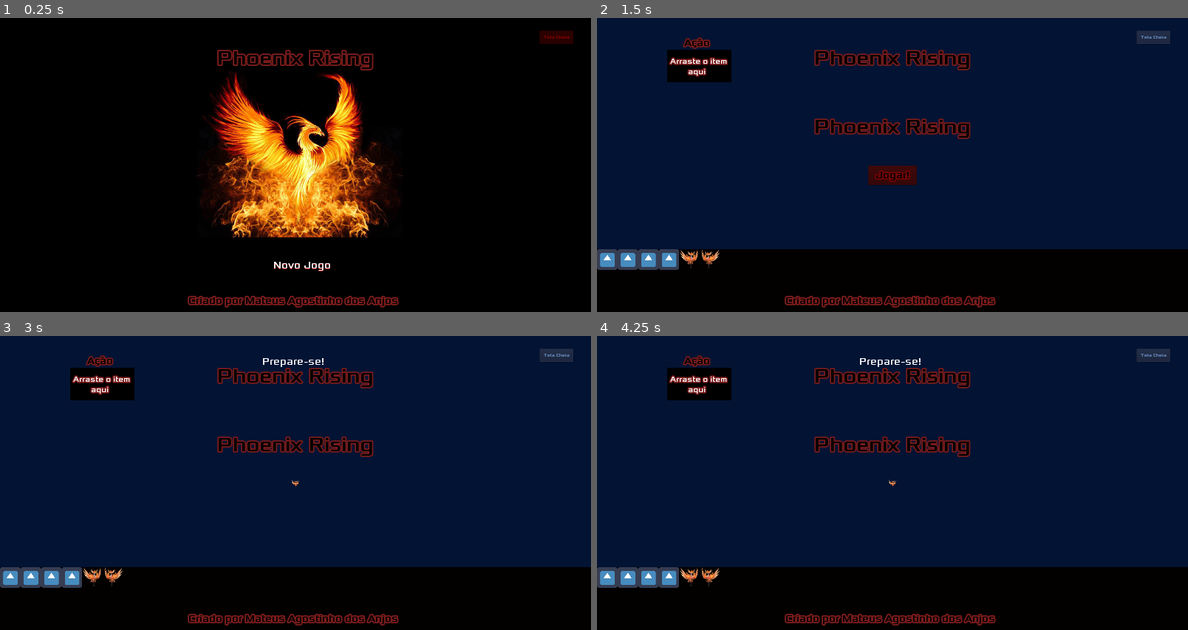
Above: before the commit, frames 1-4 (two rows, left to right).
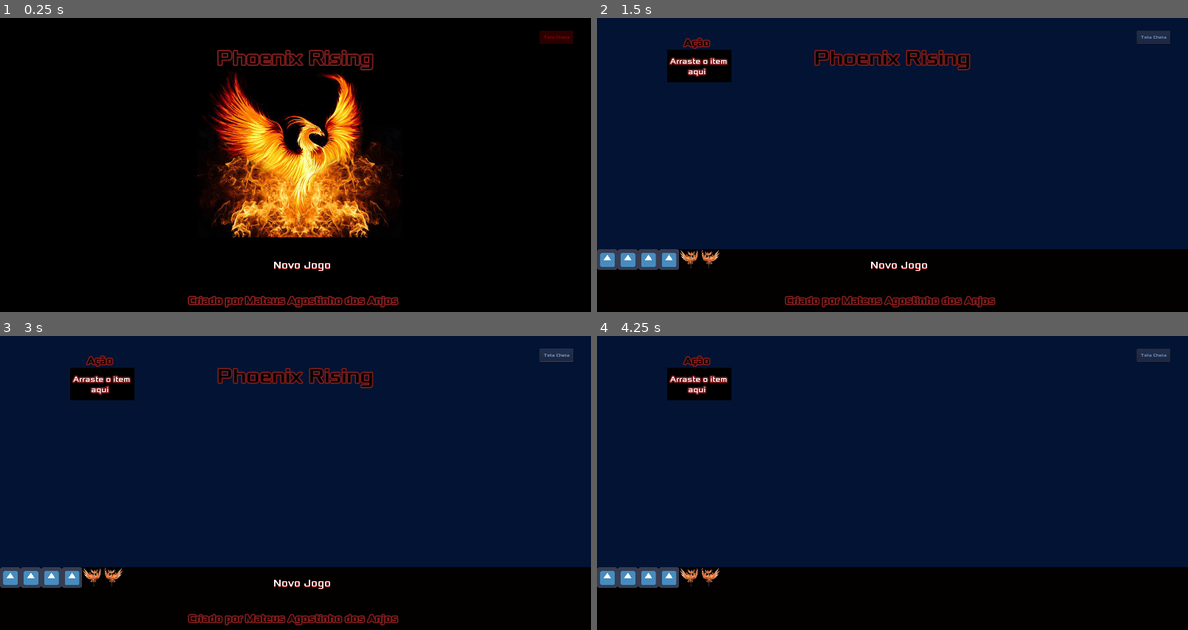
Above: after the commit, the same moments.

Repository: MateusdosAnjos/MAC0499
Game: Godot game, scene res://TelaInicial/TitleScreen.tscn
Two runs of this game, one before a commit and one after it. Both use one fixed random seed, a clock stepped at 60 frames per second and the inputs below.
Inputs (mouse positions are in pixels of both pictures, inside the frame that each line leads up to):
- Up to frame 1 (0.25 s): no input
- Up to frame 2 (1.5 s): click "Tela Cheia" at 0.5 s; click "Novo Jogo" at 1.25 s
- Up to frame 3 (3 s): click "Tela Cheia" at 2 s; click (295, 494) at 2.75 s, where only the run before the commit has a clickable "Jogar!"
- Up to frame 4 (4.25 s): click "Novo Jogo" at 3.5 s

The runs differ from the first frame. In frame 1, less than 0.1% of the frame differs, in the area x 46-56%, y 82-87%; in frame 2, 1.8%; in frame 3, 1.4%; in frame 4, 3.1%, in the area x 31-68%, y 7-99%.

Commit message:
Refatoração do HUD

Diff:
--- a/Phoenix Rising/HUD/HUD.gd
+++ b/Phoenix Rising/HUD/HUD.gd
@@ -1,11 +1,5 @@
 extends CanvasLayer
 
-signal start_game
-
-func show_message(text):
-    $Message.text = text
-    $Message.show()
-    $MessageTimer.start()
 # Declare member variables here. Examples:
 # var a = 2
 # var b = "text"
@@ -18,14 +12,7 @@
 #func _process(delta):
 #    pass
 
-func _on_StartButton_pressed():
-    $StartButton.hide()
-    $TitleScreenTimer.start()
-    emit_signal("start_game")
-
-func _on_MessageTimer_timeout():
-    $Message.hide()
-
-func _on_TitleScreenTimer_timeout():
+func _on_NewGame_pressed():
     $Title.hide()
     $Author.hide()
+    $NewGame.hide()
--- a/Phoenix Rising/HUD/HUD.tscn
+++ b/Phoenix Rising/HUD/HUD.tscn
@@ -2,6 +2,7 @@
 
 [ext_resource path="res://HUD/HUD.gd" type="Script" id=1]
 [ext_resource path="res://acessorios/fonts/Xolonium-Regular.ttf" type="DynamicFontData" id=2]
+[ext_resource path="res://Acessorios/fonts/Xolonium-Regular.ttf" type="DynamicFontData" id=3]
 
 [sub_resource type="DynamicFont" id=1]
 size = 64
@@ -15,15 +16,9 @@
 outline_color = Color( 0.47451, 0.105882, 0.105882, 1 )
 font_data = ExtResource( 2 )
 
-[sub_resource type="DynamicFont" id=3]
+[sub_resource type="DynamicFont" id=5]
 size = 32
-font_data = ExtResource( 2 )
-
-[sub_resource type="DynamicFont" id=4]
-size = 32
-outline_size = 4
-outline_color = Color( 0.47451, 0.105882, 0.105882, 1 )
-font_data = ExtResource( 2 )
+font_data = ExtResource( 3 )
 
 [node name="HUD" type="CanvasLayer"]
 script = ExtResource( 1 )
@@ -34,13 +29,14 @@
 anchor_right = 0.5
 anchor_bottom = 0.5
 margin_left = -280.0
-margin_top = -160.0
+margin_top = -380.0
 margin_right = 280.0
-margin_bottom = -70.0
+margin_bottom = -290.0
 custom_fonts/font = SubResource( 1 )
 custom_colors/font_color = Color( 0, 0, 0, 1 )
 text = "Phoenix Rising"
 align = 1
+valign = 1
 
 [node name="Author" type="Label" parent="."]
 anchor_left = 0.5
@@ -55,36 +51,25 @@
 custom_colors/font_color = Color( 0, 0, 0, 1 )
 text = "Criado por Mateus Agostinho dos Anjos"
 
-[node name="Message" type="Label" parent="."]
-anchor_left = 0.5
-anchor_right = 0.5
-margin_left = -212.0
-margin_top = 60.0
-margin_right = 200.0
-margin_bottom = 122.0
-custom_fonts/font = SubResource( 3 )
-align = 1
-
-[node name="StartButton" type="Button" parent="."]
-modulate = Color( 0.968627, 0.141176, 0.141176, 1 )
+[node name="NewGame" type="Button" parent="."]
 anchor_left = 0.5
 anchor_top = 0.5
 anchor_right = 0.5
 anchor_bottom = 0.5
-margin_left = -75.0
-margin_right = 75.0
-margin_bottom = 60.0005
-custom_fonts/font = SubResource( 4 )
-custom_colors/font_color_disabled = Color( 0, 0, 0, 1 )
-custom_colors/font_color = Color( 0, 0, 0, 1 )
-text = "Jogar!"
+margin_left = -80.0
+margin_top = 260.0
+margin_right = 120.0
+margin_bottom = 360.0
+flat = true
 
-[node name="MessageTimer" type="Timer" parent="."]
-wait_time = 2.0
-
-[node name="TitleScreenTimer" type="Timer" parent="."]
-wait_time = 2.0
-one_shot = true
-[connection signal="pressed" from="StartButton" to="." method="_on_StartButton_pressed"]
-[connection signal="timeout" from="MessageTimer" to="." method="_on_MessageTimer_timeout"]
-[connection signal="timeout" from="TitleScreenTimer" to="." method="_on_TitleScreenTimer_timeout"]
+[node name="Label" type="Label" parent="NewGame"]
+margin_right = 200.0
+margin_bottom = 100.0
+custom_fonts/font = SubResource( 5 )
+custom_colors/font_color_shadow = Color( 0.713726, 0, 0, 1 )
+custom_constants/shadow_offset_x = 0
+custom_constants/shadow_offset_y = 2
+text = "Novo Jogo"
+align = 1
+valign = 1
+[connection signal="pressed" from="NewGame" to="." method="_on_NewGame_pressed"]
--- a/Phoenix Rising/Main/Main.gd
+++ b/Phoenix Rising/Main/Main.gd
@@ -1,20 +1,7 @@
 extends Node
 
-# Called when the node enters the scene tree for the first time.
 func _ready():
     pass # Replace with function body.
 
-# Called every frame. 'delta' is the elapsed time since the previous frame.
-#func _process(delta):
-#    pass
-
-func new_game():
-    $Phoenix.start($StartPosition.position)
-    $HUD.show_message("Prepare-se!")
-
-func _on_HUD_start_game():
-    new_game()
-
-
 func _on_FullScreen_pressed():
     OS.window_fullscreen = !OS.window_fullscreen
--- a/Phoenix Rising/Main/Main.tscn
+++ b/Phoenix Rising/Main/Main.tscn
@@ -1,28 +1,18 @@
-[gd_scene load_steps=6 format=2]
+[gd_scene load_steps=4 format=2]
 
 [ext_resource path="res://Main/Main.gd" type="Script" id=1]
-[ext_resource path="res://HUD/HUD.tscn" type="PackedScene" id=2]
-[ext_resource path="res://itensDoJogo/Invertory.tscn" type="PackedScene" id=3]
-[ext_resource path="res://TelaInicial/FullScreen.tscn" type="PackedScene" id=4]
-[ext_resource path="res://Phoenix/Phoenix.tscn" type="PackedScene" id=5]
+[ext_resource path="res://itensDoJogo/Invertory.tscn" type="PackedScene" id=2]
+[ext_resource path="res://TelaInicial/FullScreen.tscn" type="PackedScene" id=3]
 
 [node name="Main" type="Node"]
 script = ExtResource( 1 )
-
-[node name="StartPosition" type="Position2D" parent="."]
-position = Vector2( 920, 460 )
 
 [node name="ColorRect" type="ColorRect" parent="."]
 anchor_right = 1.0
 anchor_bottom = 1.0
 color = Color( 0.0117647, 0.0745098, 0.2, 1 )
 
-[node name="HUD" parent="." instance=ExtResource( 2 )]
+[node name="Invertory" parent="." instance=ExtResource( 2 )]
 
-[node name="Invertory" parent="." instance=ExtResource( 3 )]
-
-[node name="FullScreen" parent="." instance=ExtResource( 4 )]
-
-[node name="Phoenix" parent="." instance=ExtResource( 5 )]
-[connection signal="start_game" from="HUD" to="." method="_on_HUD_start_game"]
+[node name="FullScreen" parent="." instance=ExtResource( 3 )]
 [connection signal="pressed" from="FullScreen" to="." method="_on_FullScreen_pressed"]
--- a/Phoenix Rising/TelaInicial/TitleScreen.gd
+++ b/Phoenix Rising/TelaInicial/TitleScreen.gd
@@ -1,21 +1,10 @@
 extends Control
 
-# Declare member variables here. Examples:
-# var a = 2
-# var b = "text"
-
-# Called when the node enters the scene tree for the first time.
 func _ready():
     pass # Replace with function body.
-
-# Called every frame. 'delta' is the elapsed time since the previous frame.
-#func _process(delta):
-#    pass
-
 
 func _on_NewGame_pressed():
     get_tree().change_scene("res://Main/Main.tscn")
 
-
 func _on_FullScreen_pressed():
     OS.window_fullscreen = !OS.window_fullscreen
--- a/Phoenix Rising/TelaInicial/TitleScreen.tscn
+++ b/Phoenix Rising/TelaInicial/TitleScreen.tscn
@@ -1,31 +1,9 @@
-[gd_scene load_steps=11 format=2]
+[gd_scene load_steps=5 format=2]
 
 [ext_resource path="res://TelaInicial/TitleScreen.gd" type="Script" id=1]
 [ext_resource path="res://Acessorios/art/PhoenixLogo.png" type="Texture" id=2]
-[ext_resource path="res://Acessorios/fonts/Xolonium-Regular.ttf" type="DynamicFontData" id=3]
-[ext_resource path="res://TelaInicial/FullScreen.tscn" type="PackedScene" id=4]
-[ext_resource path="res://HUD/HUD.gd" type="Script" id=5]
-[ext_resource path="res://acessorios/fonts/Xolonium-Regular.ttf" type="DynamicFontData" id=6]
-
-[sub_resource type="DynamicFont" id=1]
-size = 32
-font_data = ExtResource( 3 )
-
-[sub_resource type="DynamicFont" id=2]
-size = 32
-font_data = ExtResource( 3 )
-
-[sub_resource type="DynamicFont" id=3]
-size = 64
-outline_size = 4
-outline_color = Color( 0.47451, 0.105882, 0.105882, 1 )
-font_data = ExtResource( 6 )
-
-[sub_resource type="DynamicFont" id=4]
-size = 32
-outline_size = 4
-outline_color = Color( 0.47451, 0.105882, 0.105882, 1 )
-font_data = ExtResource( 6 )
+[ext_resource path="res://TelaInicial/FullScreen.tscn" type="PackedScene" id=3]
+[ext_resource path="res://HUD/HUD.tscn" type="PackedScene" id=4]
 
 [node name="TitleScreen" type="Control"]
 anchor_right = 1.0
@@ -49,57 +27,11 @@
 texture = ExtResource( 2 )
 stretch_mode = 4
 
-[node name="NewGame" type="Button" parent="."]
-margin_left = 840.0
-margin_top = 720.0
-margin_right = 1040.0
-margin_bottom = 820.0
-custom_fonts/font = SubResource( 1 )
-flat = true
-
-[node name="Label" type="Label" parent="NewGame"]
-margin_right = 200.0
-margin_bottom = 100.0
-custom_fonts/font = SubResource( 2 )
-custom_colors/font_color_shadow = Color( 0.713726, 0, 0, 1 )
-custom_constants/shadow_offset_x = 0
-custom_constants/shadow_offset_y = 2
-text = "Novo Jogo"
-align = 1
-valign = 1
-
-[node name="FullScreen" parent="." instance=ExtResource( 4 )]
+[node name="FullScreen" parent="." instance=ExtResource( 3 )]
 modulate = Color( 0.709804, 0, 0, 1 )
 
-[node name="HUD" type="CanvasLayer" parent="."]
-script = ExtResource( 5 )
+[node name="HUD" parent="." instance=ExtResource( 4 )]
+[connection signal="pressed" from="FullScreen" to="." method="_on_FullScreen_pressed"]
+[connection signal="pressed" from="HUD/NewGame" to="." method="_on_NewGame_pressed"]
 
-[node name="Title" type="Label" parent="HUD"]
-anchor_left = 0.5
-anchor_top = 0.5
-anchor_right = 0.5
-anchor_bottom = 0.5
-margin_left = -280.0
-margin_top = -380.0
-margin_right = 280.0
-margin_bottom = -290.0
-custom_fonts/font = SubResource( 3 )
-custom_colors/font_color = Color( 0, 0, 0, 1 )
-text = "Phoenix Rising"
-align = 1
-valign = 1
-
-[node name="Author" type="Label" parent="HUD"]
-anchor_left = 0.5
-anchor_top = 1.0
-anchor_right = 0.5
-anchor_bottom = 1.0
-margin_left = -334.0
-margin_top = -60.0
-margin_right = 334.0
-margin_bottom = -15.0
-custom_fonts/font = SubResource( 4 )
-custom_colors/font_color = Color( 0, 0, 0, 1 )
-text = "Criado por Mateus Agostinho dos Anjos"
-[connection signal="pressed" from="NewGame" to="." method="_on_NewGame_pressed"]
-[connection signal="pressed" from="FullScreen" to="." method="_on_FullScreen_pressed"]
+[editable path="HUD"]
